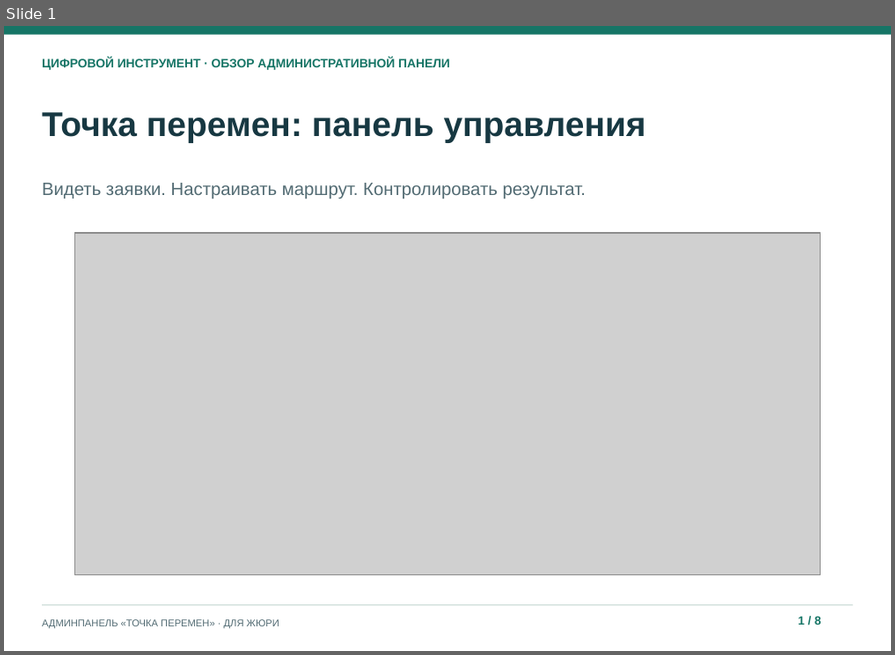
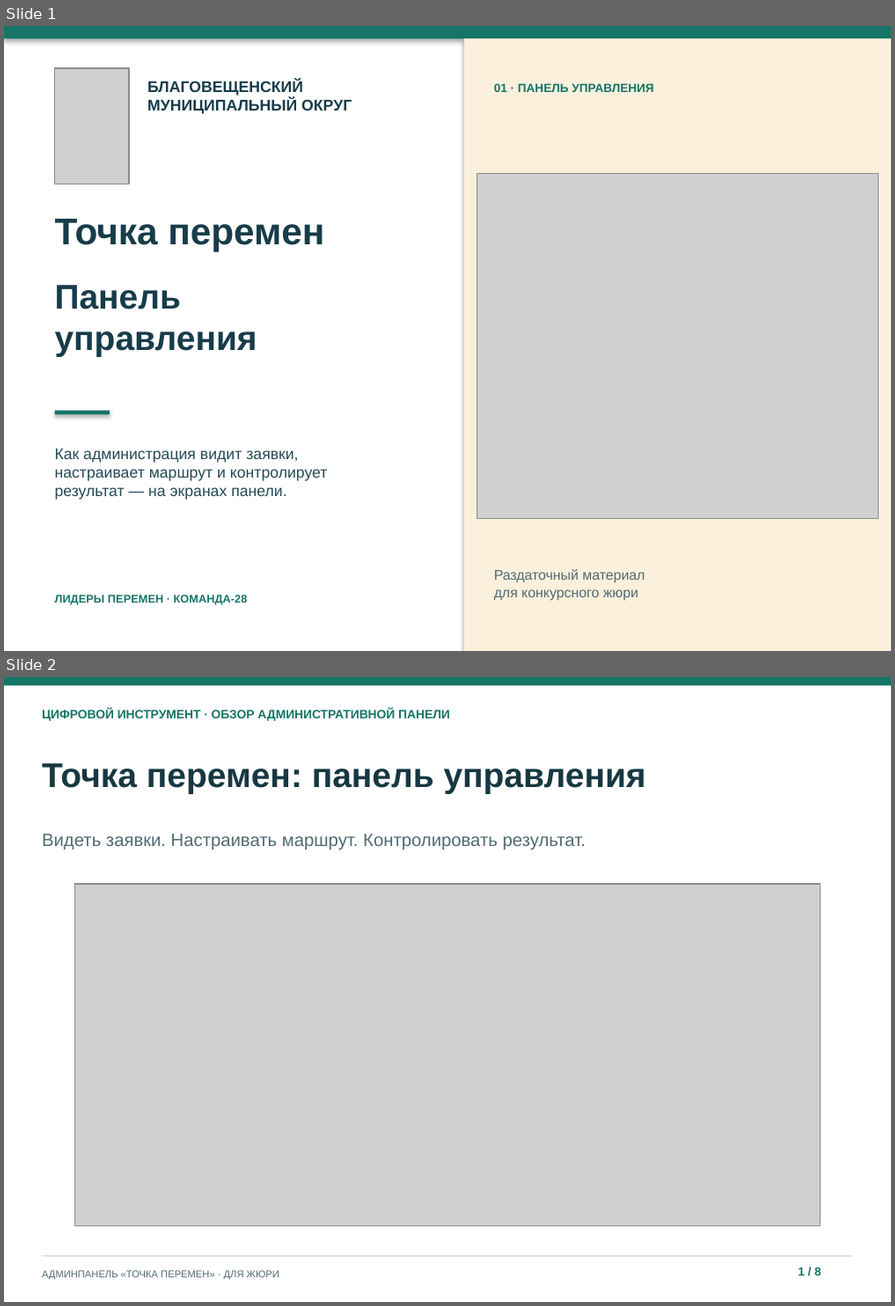
Before and after one commit to NiceGenn/Team-28-progress, a slide deck: файлы/mini-adminpanel.pptx. Shown one above the other, each under a label of ours: slide 1 before the commit, slides 1 and 2 after it. The pictures are 895x655 and 895x1306 pixels, drawn with LibreOffice and Linux fonts; fonts in the diff are those of the drawing; grey boxes stand for pictures. Boxes give left, top, right and bottom in pixels: in the first picture for what was removed or moved away, otherwise in the second. Text is boxed around its words. In the diff, an @@ line names an element or a change of style, - is before the commit and + after.

```diff
--- a/файлы/mini-adminpanel.pptx
+++ b/файлы/mini-adminpanel.pptx
@@ slide 1 added at [4,26,891,651], background #FFFFFF @@
@@ rectangle added at [4,26,891,651], fill #FFFFFF @@
@@ rectangle added at [4,26,891,39], fill #167566 @@
@@ rectangle added at [464,39,891,651], fill #FAF0DC @@
@@ picture added at [54,68,128,184] @@
@@ text added at [147,80,352,114], 10.4 pt, text #173C4A, bold @@
+БЛАГОВЕЩЕНСКИЙ
+МУНИЦИПАЛЬНЫЙ ОКРУГ
@@ text added at [494,83,653,92], 8 pt, text #167566, bold @@
+01 · ПАНЕЛЬ УПРАВЛЕНИЯ
@@ picture added at [477,174,878,518] @@
@@ text added at [55,219,324,251], 25 pt, text #173C4A, bold @@
+Точка перемен
@@ text added at [55,285,257,356], 23 pt, text #173C4A, bold @@
+Панель
+управления
@@ rectangle added at [54,410,109,414], fill #167566 @@
@@ text added at [55,448,328,499], 10.4 pt, text #244A56 @@
+Как администрация видит заявки,
+настраивает маршрут и контролирует
+результат — на экранах панели.
@@ text added at [494,569,645,601], 9.4 pt, text #526B73 @@
+Раздаточный материал
+для конкурсного жюри
@@ text added at [55,594,248,605], 7.5 pt, text #167566, bold @@
+ЛИДЕРЫ ПЕРЕМЕН · КОМАНДА-28
@@ what was slide 1 is now slide 2 @@
```
Also in this commit, not shown: 11 other files.
